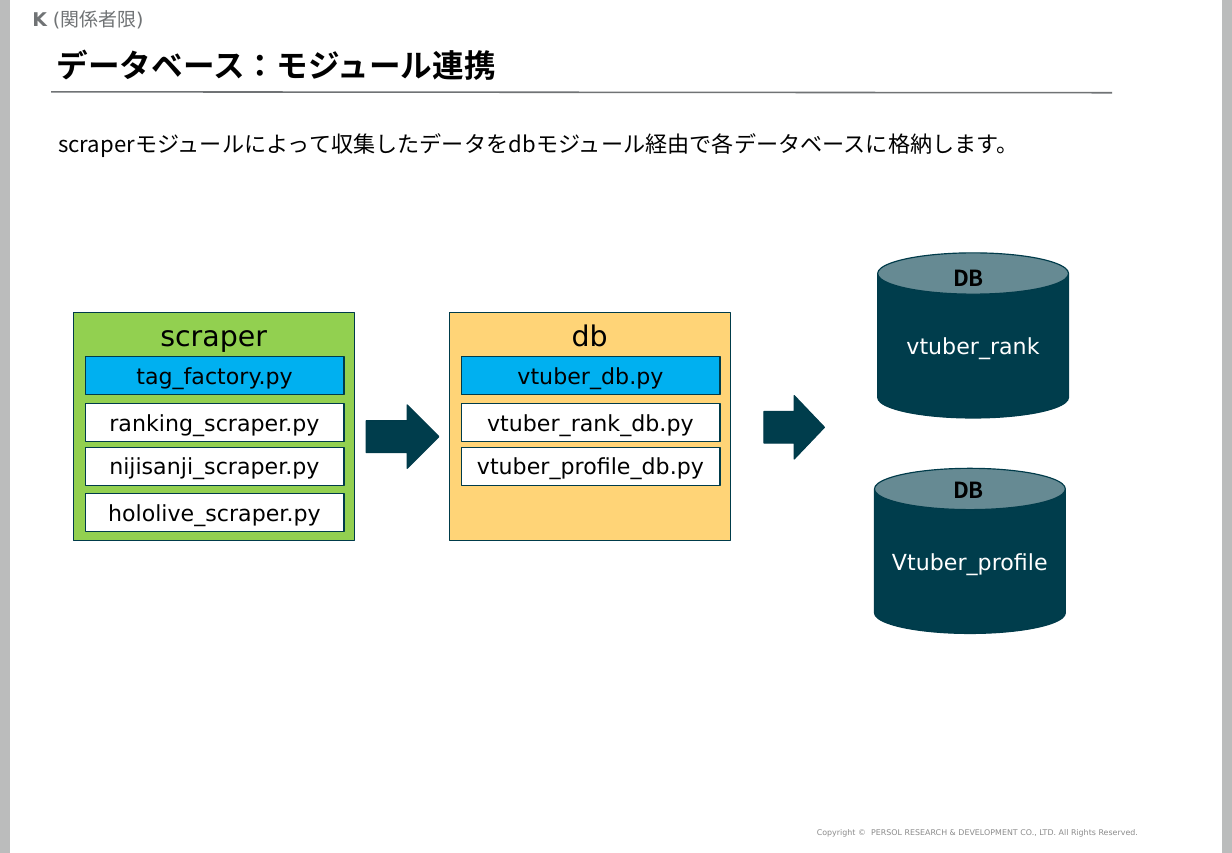
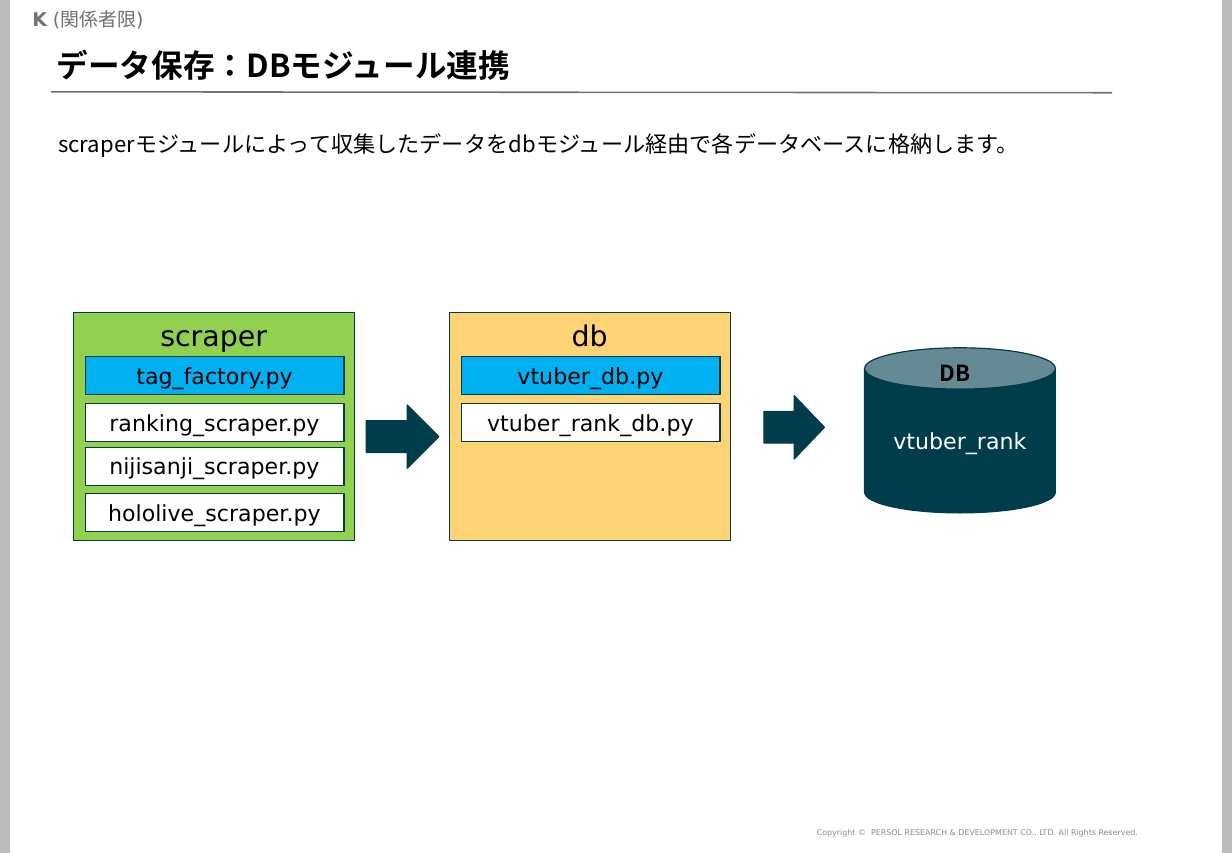
Before and after one commit to mogrodown/python_session, a slide deck: slide 46 of doc/python中級講座_2020.pptx. Drawn at 1232x853 pixels with LibreOffice and Linux fonts; fonts in the diff are those of the drawing; background and template pictures are left out. Boxes give left, top, right and bottom in pixels: in the first picture for what was removed or moved away, otherwise in the second. Text is boxed around its words. In the diff, an @@ line names an element or a change of style, - is before the commit and + after.

```diff
--- a/doc/python中級講座_2020.pptx
+++ b/doc/python中級講座_2020.pptx
@@ title at [57, 49, 510, 80]: text changed @@
-データベース：モジュール連携
+データ保存：DBモジュール連携
@@ cylinder "vtuber_rank": place and size @@
-cylinder "vtuber_rank" at [878, 253, 1069, 417]
+cylinder "vtuber_rank" at [865, 348, 1056, 513]
@@ text "DB": place and size @@
-text "DB" at [953, 269, 984, 286]
+text "DB" at [940, 364, 971, 381]
@@ rectangle removed at [462, 447, 721, 485] @@
-vtuber_profile_db.py
@@ cylinder removed at [875, 469, 1066, 634] @@
-Vtuber_profile
@@ text removed at [953, 481, 984, 498] @@
-DB
```
Also in this commit, not shown: 10 other slides changed, 1 slide added, 1 slide removed, 2 other files.
